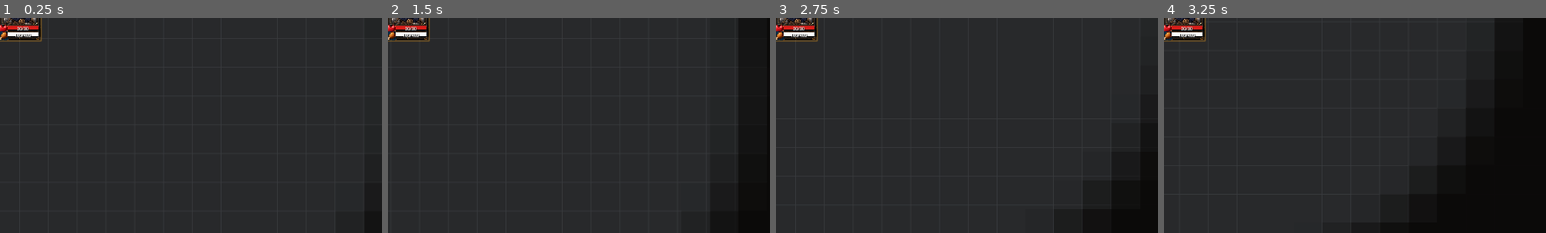
Above: before the commit, frames 1-4 (left to right).
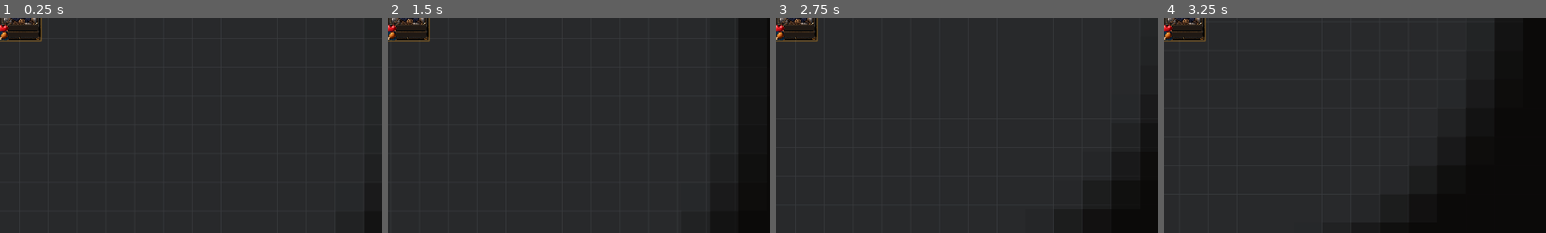
Above: after the commit, the same moments.

Repository: wchichura-maker/dnd
Game: Godot game, scene res://scenes/Main.tscn
The game is run twice, just before and just after one commit, with the same random seed, the same clock (stepped at 60 frames per second) and the same inputs.
Inputs (mouse positions are % of the whole screen's width and height, from its top left):
- Up to frame 1 (0.25 s): no input
- Up to frame 2 (1.5 s): click (4, 8) at 0.5 s; tap Enter at 1.25 s; move the mouse to (72, 45) at 1.27 s; hold D from 1.28 s (still down); tap I at 1.35 s; click (72, 45) at 1.42 s
- Up to frame 3 (2.75 s): tap Space at 1.52, 2.27 s; move the mouse to (30, 55) at 2.02 s; release D at 2.03 s; hold S from 2.03 s (still down); tap 1 at 2.1 s; click (30, 55) at 2.17 s
- Up to frame 4 (3.25 s): move the mouse to (60, 28) at 2.77 s; release S at 2.78 s; hold D from 2.78 s (still down); tap 2 at 2.85 s; click (60, 28) at 2.92 s
The pictures show only the part of the screen within x 1-51%, y 8-58%; the shares and areas given below are measured in that part.

The runs differ from the first frame. In frame 1, 0.3% of the frame differs, in the area x 2-11%, y 3-9%; in frame 2, 0.3%; in frame 3, 0.3%; in frame 4, 0.3%.

Commit message:
Restore reliable dynamic HUD resource bars

Diff:
--- a/godot/scripts/ResourceBar.gd
+++ b/godot/scripts/ResourceBar.gd
@@ -2,37 +2,57 @@
 class_name ResourceBar
 
 ## Runtime resource bar.
-## The bar is drawn directly by this Control so no child layout, texture,
-## anchor, or z-order state can accidentally keep a full bar visible.
+## Uses the same proven ratio logic as the former overhead HP bar, but renders
+## the fill as a real Control child at the HUD position.
 
 @export var resource_type: String = "HP"
-@export var fill_color: Color = Color("a14a3d")
+@export var fill_color: Color = Color("65704d")
 @export var low_fill_color: Color = Color("8a3a33")
 @export var critical_fill_color: Color = Color("6d2f2b")
-@export var animate_changes: bool = false
-@export var animation_duration: float = 0.18
 
 var current: float = 0.0
 var maximum: float = 0.0
-var displayed_ratio: float = 0.0
-var _tween: Tween
+var _background: ColorRect
+var _fill: ColorRect
 var _value_label: Label
 
-const BACKGROUND_COLOR := Color("201914")
+const BACKGROUND_COLOR := Color("30261e")
 const BORDER_COLOR := Color("0b0908")
 
 func _ready() -> void:
 	mouse_filter = Control.MOUSE_FILTER_IGNORE
 	texture_filter = CanvasItem.TEXTURE_FILTER_NEAREST
-	z_as_relative = true
-	z_index = 100
+	z_as_relative = false
+	z_index = 200
 	clip_contents = true
+
+	_background = ColorRect.new()
+	_background.name = "Background"
+	_background.color = BACKGROUND_COLOR
+	_background.position = Vector2.ZERO
+	_background.size = size
+	_background.mouse_filter = Control.MOUSE_FILTER_IGNORE
+	_background.z_as_relative = false
+	_background.z_index = 0
+	add_child(_background)
+
+	_fill = ColorRect.new()
+	_fill.name = "Fill"
+	_fill.color = fill_color
+	_fill.position = Vector2.ZERO
+	_fill.size = Vector2(0.0, size.y)
+	_fill.mouse_filter = Control.MOUSE_FILTER_IGNORE
+	_fill.z_as_relative = false
+	_fill.z_index = 1
+	add_child(_fill)
 
 	_value_label = Label.new()
 	_value_label.name = "ValueLabel"
-	_value_label.set_anchors_and_offsets_preset(Control.PRESET_FULL_RECT)
+	_value_label.position = Vector2.ZERO
+	_value_label.size = size
 	_value_label.mouse_filter = Control.MOUSE_FILTER_IGNORE
-	_value_label.z_index = 10
+	_value_label.z_as_relative = false
+	_value_label.z_index = 2
 	_value_label.horizontal_alignment = HORIZONTAL_ALIGNMENT_CENTER
 	_value_label.vertical_alignment = VERTICAL_ALIGNMENT_CENTER
 	_value_label.add_theme_font_size_override("font_size", 7)
@@ -43,61 +63,39 @@
 	add_child(_value_label)
 
 	_update_label()
-	queue_redraw()
+	_apply_ratio()
 
 func set_value(new_current: float, new_maximum: float) -> void:
 	current = new_current
 	maximum = maxf(0.0, new_maximum)
-	var target := clampf(current / maximum, 0.0, 1.0) if maximum > 0.0 else 0.0
 	_update_label()
-
-	if _tween != null and _tween.is_valid():
-		_tween.kill()
-
-	if not is_node_ready() or not animate_changes:
-		displayed_ratio = target
-		queue_redraw()
-		return
-
-	_tween = create_tween()
-	_tween.set_trans(Tween.TRANS_QUAD)
-	_tween.set_ease(Tween.EASE_OUT)
-	_tween.tween_property(self, "displayed_ratio", target, animation_duration)
-	_tween.finished.connect(queue_redraw)
-	queue_redraw()
-
-func _process(_delta: float) -> void:
-	if animate_changes:
-		queue_redraw()
+	_apply_ratio()
 
 func _notification(what: int) -> void:
 	if what == NOTIFICATION_RESIZED:
-		queue_redraw()
+		if _background != null:
+			_background.size = size
+		if _fill != null:
+			_fill.size.y = size.y
+		if _value_label != null:
+			_value_label.size = size
+		_apply_ratio()
 
 func _update_label() -> void:
 	if _value_label == null:
 		return
 	_value_label.text = "%d/%d" % [roundi(current), roundi(maximum)]
 
-func _draw() -> void:
-	var width := maxf(0.0, size.x)
-	var height := maxf(0.0, size.y)
-	if width <= 0.0 or height <= 0.0:
+func _apply_ratio() -> void:
+	if _fill == null:
 		return
 
-	# Explicit empty/background region.
-	draw_rect(Rect2(Vector2.ZERO, Vector2(width, height)), BACKGROUND_COLOR, true)
+	var ratio := clampf(current / maximum, 0.0, 1.0) if maximum > 0.0 else 0.0
+	_fill.size = Vector2(size.x * ratio, size.y)
 
-	var ratio := clampf(displayed_ratio, 0.0, 1.0)
-	if ratio > 0.0:
-		var fill_width := width * ratio
-		var active_color := fill_color
-		if ratio <= 0.25:
-			active_color = critical_fill_color
-		elif ratio <= 0.5:
-			active_color = low_fill_color
-		draw_rect(Rect2(Vector2.ZERO, Vector2(fill_width, height)), active_color, true)
-
-	# One-pixel border is drawn after the fill so the resource amount remains
-	# readable even when the value is near zero or full.
-	draw_rect(Rect2(Vector2.ZERO, Vector2(width, height)), BORDER_COLOR, false, 1.0)
+	if ratio <= 0.25:
+		_fill.color = critical_fill_color
+	elif ratio <= 0.5:
+		_fill.color = low_fill_color
+	else:
+		_fill.color = fill_color
